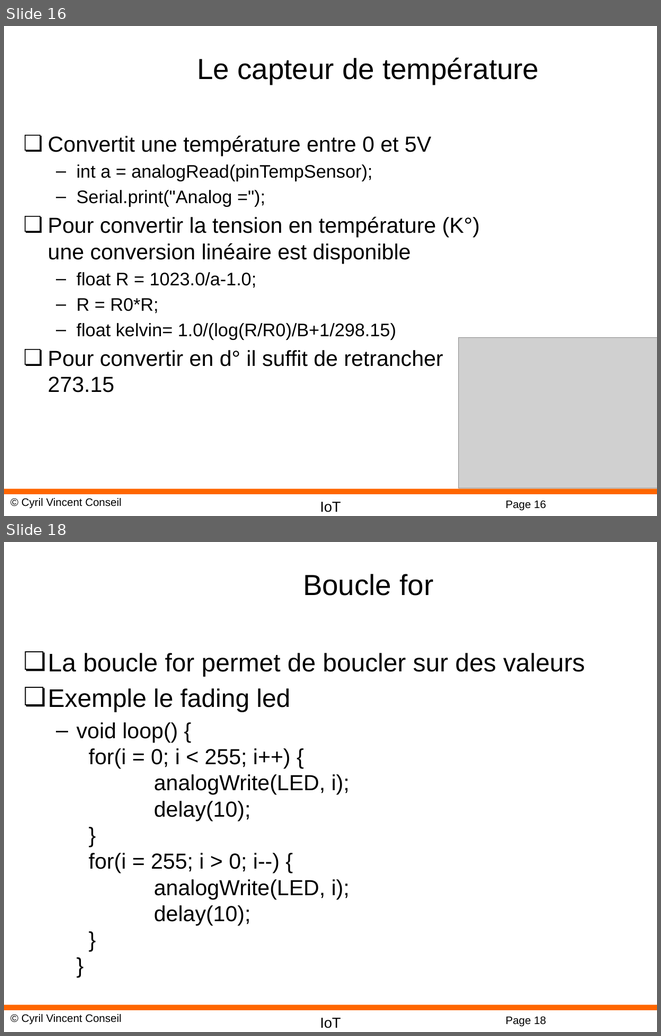
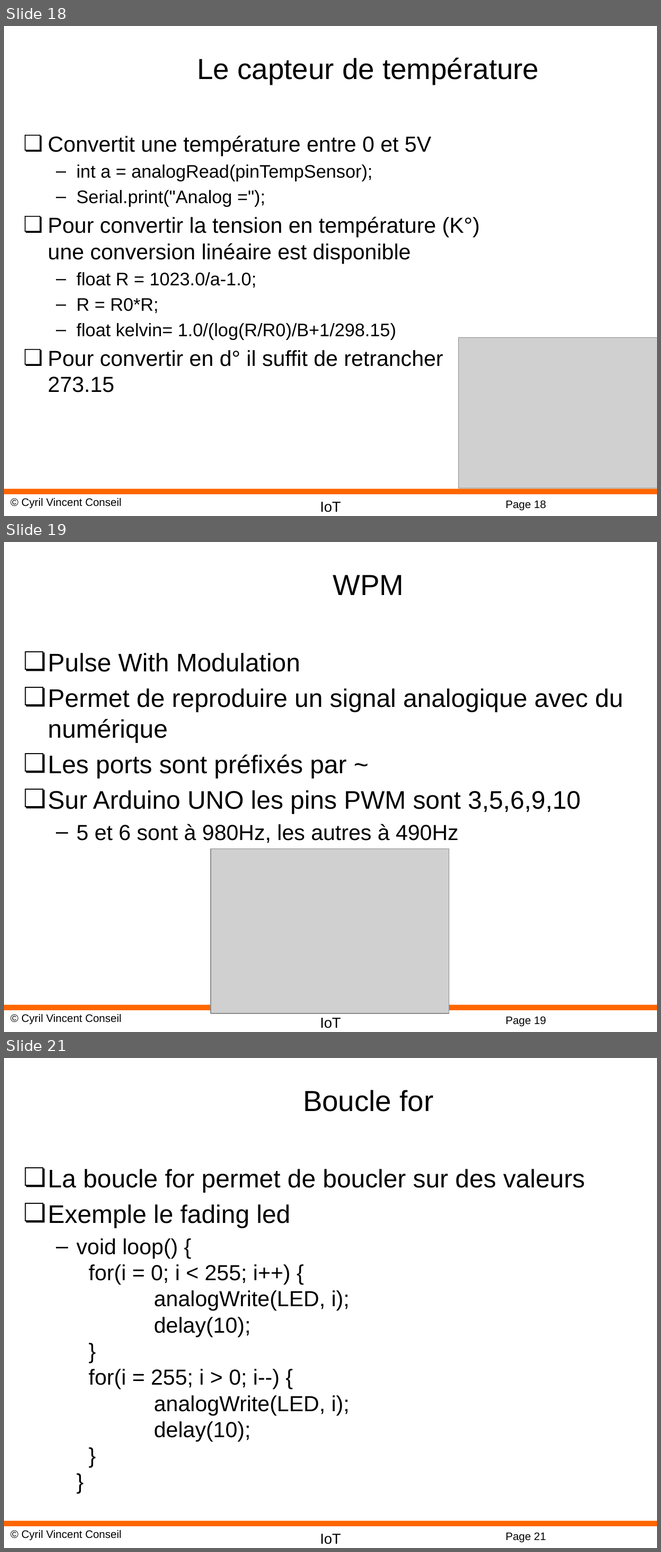
Before and after one commit to cyrilvincent/IoT, a slide deck: ppt/IoT04-ArduinoDev.pptx. Shown one above the other, each under a label of ours: slides 16 and 18 before the commit, slides 18, 19 and 21 after it; the slides between them are not shown. The pictures are 661x1036 and 661x1552 pixels, drawn with LibreOffice and Linux fonts; fonts in the diff are those of the drawing; grey boxes stand for pictures; background and template pictures are left out. Boxes give left, top, right and bottom in pixels: in the first picture for what was removed or moved away, otherwise in the second. Text is boxed around its words. In the diff, an @@ line names an element or a change of style, - is before the commit and + after.

```diff
--- a/ppt/IoT04-ArduinoDev.pptx
+++ b/ppt/IoT04-ArduinoDev.pptx
@@ slide 19 added at [4, 542, 657, 1032], background #FFFFFF; not listed: 4 template elements that a slide beside it also shows @@
@@ title added at [333, 575, 404, 595], 32 pt, text #000000 @@
+WPM
@@ text added at [48, 653, 623, 843], 28 pt, text #000000 @@
+❏ Pulse With Modulation
+❏ Permet de reproduire un signal analogique avec du numérique
+❏ Les ports sont préfixés par ~
+❏ Sur Arduino UNO les pins PWM sont 3,5,6,9,10
+  – 5 et 6 sont à 980Hz, les autres à 490Hz
@@ picture added at [211, 848, 449, 1013] @@
@@ what was slide 16 is now slide 18 @@
@@ page number at [505, 500, 546, 510]: text changed @@
-Page 16
+Page 18
@@ what was slide 18 is now slide 21 @@
@@ page number at [505, 1532, 546, 1542]: text changed @@
-Page 18
+Page 21
```
Also in this commit, not shown: 3 slides changed, 2 other slides added, 35 other files.
